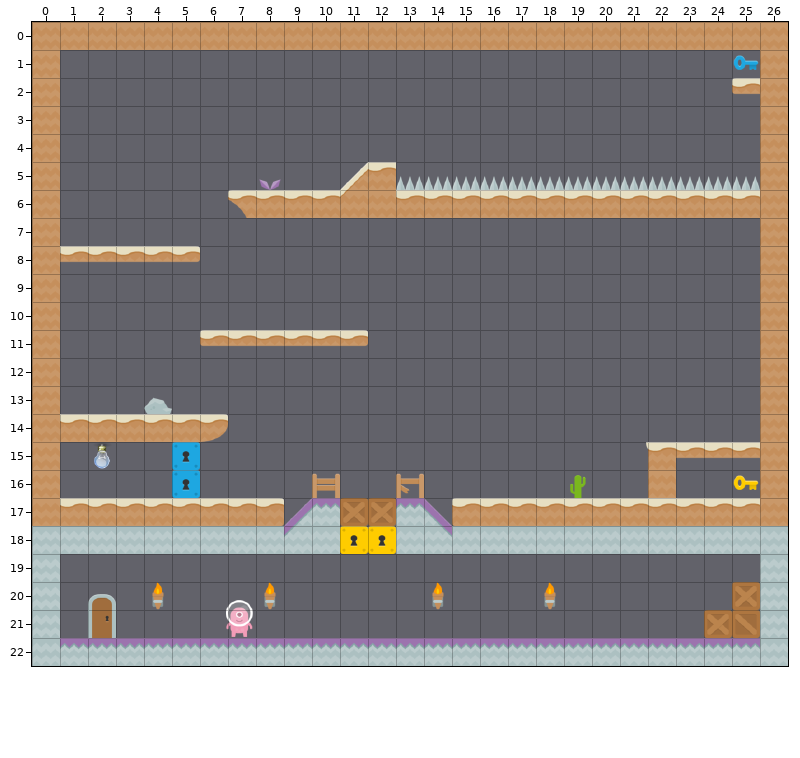
Two versions of a level (Tiled map (JSON), levels/bunker.json). Above is the file before it was changed.
Cells are 50x50 px. Shown: x 0..26, y 0..22.
New version:
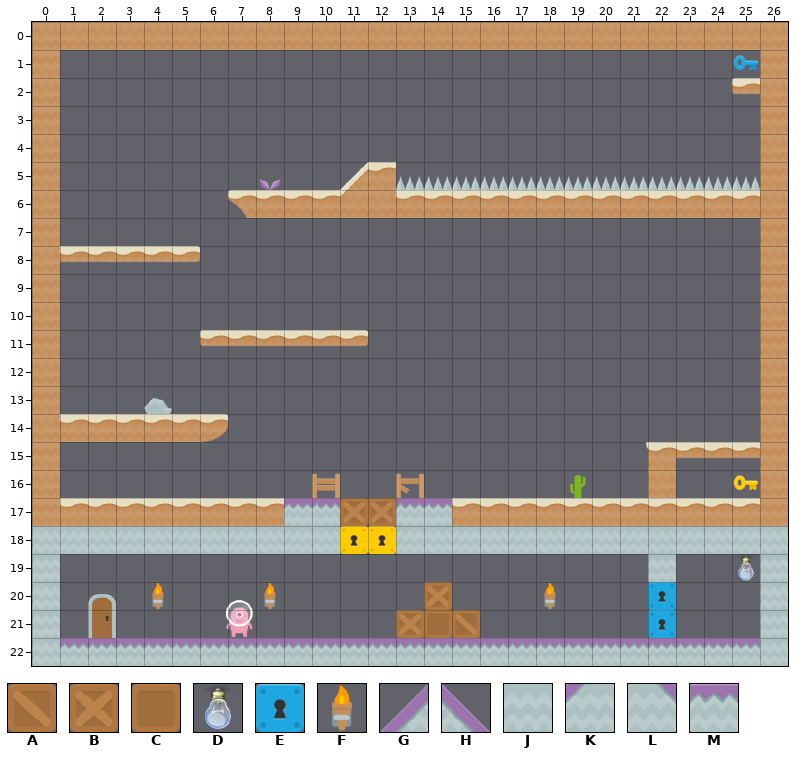
Key: from "box": A 0, B 1, C 6; from "lightbulb": D 0; from "misc": E 11, F 22; from "stone": G 0, H 1, J 3, K 13, L 14, M 18.
_ is an empty cell, . an unchanged one.
Tiles of an added or newly shown layer are drawn over the layers below it.
Changes in this commit:
--- layer "Tile Layer 1"
@@ x 2..25 @@
-15 D..E....................
-16 ...E....................
-17 .......G....H...........
-18 .......K....L...........
-19 ...................._...
-20 ............F......._..B
-21 ...........___......_.BA
+15 _.._....................
+16 ..._....................
+17 .......M....M...........
+18 .......J....J...........
+19 ....................J...
+20 ............B.......E.._
+21 ...........BCA......E.__
--- layer "Foreground Tiles" (added)
@@ x 25..25 @@
-19 _
+19 D
